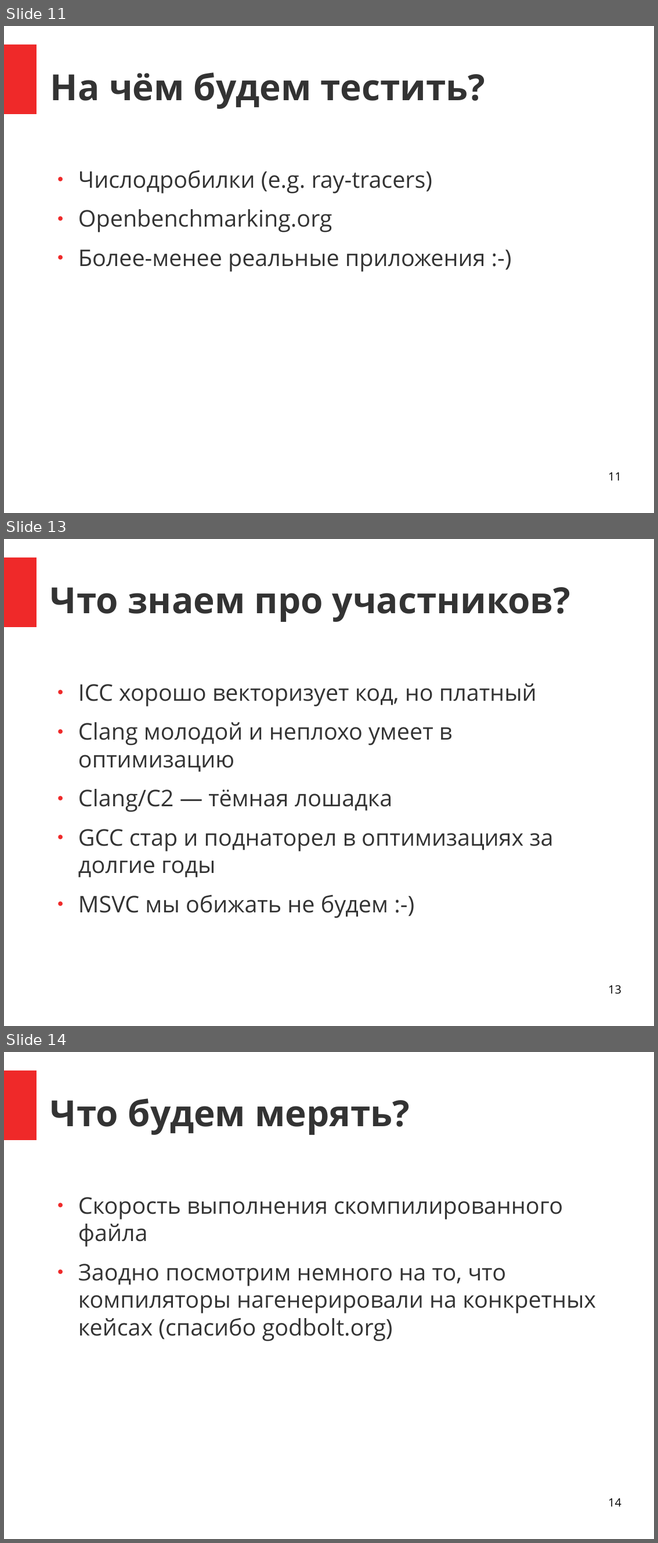
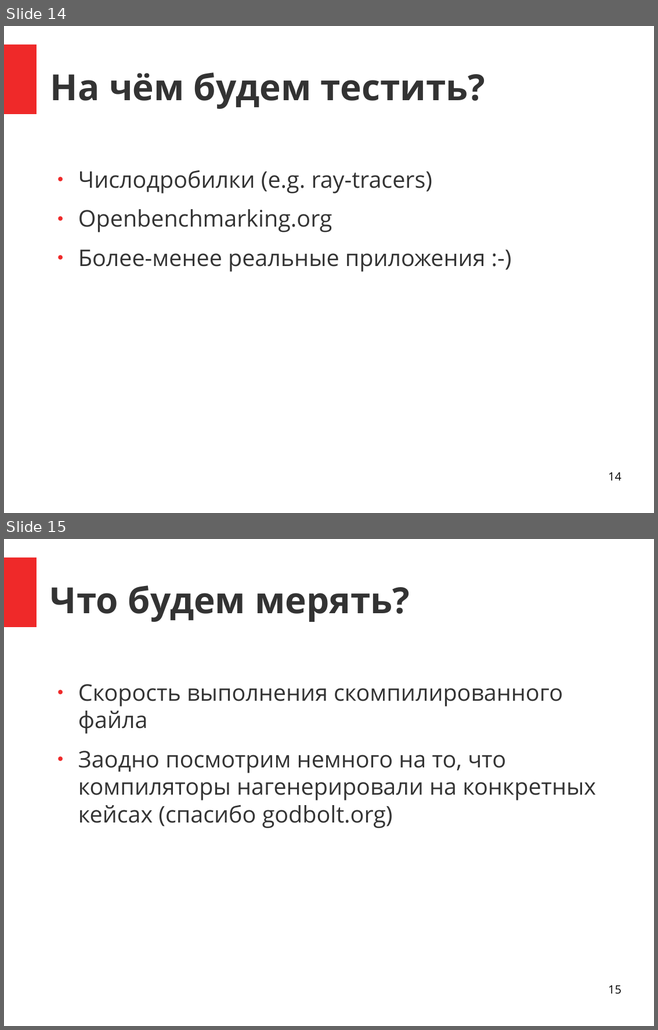
Before and after one commit to zamazan4ik/ConfsANDProps, a slide deck: Conferences/CppNizhniyNovg2017/Compiler benchmark.odp. Shown one above the other, each under a label of ours: slides 11, 13 and 14 before the commit, slides 14 and 15 after it; the slides between them are not shown. The pictures are 658x1543 and 658x1030 pixels, drawn with LibreOffice and Linux fonts; fonts in the diff are those of the drawing. Boxes give left, top, right and bottom in pixels: in the first picture for what was removed or moved away, otherwise in the second. Text is boxed around its words. In the diff, an @@ line names an element or a change of style, - is before the commit and + after.

```diff
--- a/Conferences/CppNizhniyNovg2017/Compiler benchmark.odp
+++ b/Conferences/CppNizhniyNovg2017/Compiler benchmark.odp
@@ slide 13 removed at [4, 539, 654, 1026], background #FFFFFF; not listed: 1 template element that a slide beside it also shows @@
@@ title removed at [50, 587, 570, 622] @@
-Что знаем про участников?
@@ text removed at [78, 683, 553, 918] @@
-● ICC хорошо векторизует код, но платный
-● Clang молодой и неплохо умеет в оптимизацию
-● Clang/C2 — тёмная лошадка
-● GCC стар и поднаторел в оптимизациях за долгие годы
-● MSVC мы обижать не будем :-)
@@ page number removed at [608, 985, 621, 994] @@
-13
@@ what was slide 11 is now slide 14 @@
@@ page number at [608, 472, 621, 481]: text changed @@
-11
+14
@@ what was slide 14 is now slide 15 @@
@@ page number at [608, 986, 621, 994]: text changed @@
-14
+15
```
Also in this commit, not shown: 4 slides changed, 20 slides added, 5 other slides removed, 1 other file.
